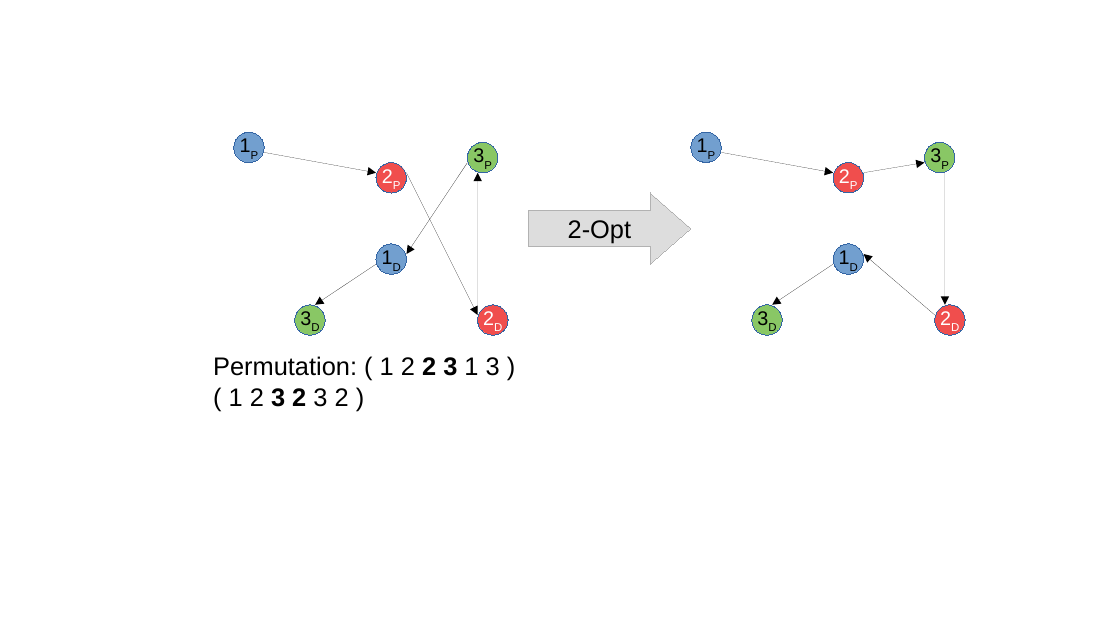
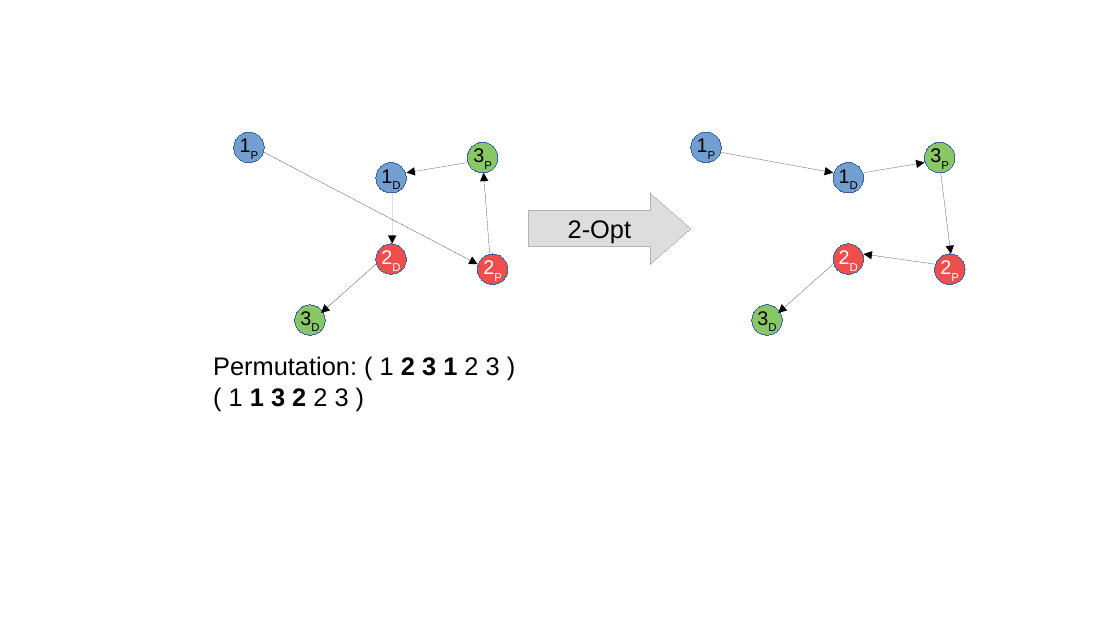
Before and after one commit to prebujo/INF319, a slide deck: slide 3 of presentation/Operators_illustrations.odp. Drawn at 1120x630 pixels with LibreOffice and Linux fonts; fonts in the diff are those of the drawing. Boxes give left, top, right and bottom in pixels: in the first picture for what was removed or moved away, otherwise in the second. Text is boxed around its words. In the diff, an @@ line names an element or a change of style, - is before the commit and + after.

```diff
--- a/presentation/Operators_illustrations.odp
+++ b/presentation/Operators_illustrations.odp
@@ arrow moved from (264, 152) - (376, 173) to (264, 152) - (478, 264) @@
@@ ellipse "1D": place and size @@
-ellipse "1D" at (376,244,407,274)
+ellipse "1D" at (376,163,407,193)
@@ arrow moved from (468, 163) - (407, 254) to (468, 163) - (407, 173) @@
@@ arrow moved from (478, 315) - (478, 173) to (490, 254) - (484, 173) @@
@@ ellipse "1D": place and size @@
-ellipse "1D" at (833,244,864,274)
+ellipse "1D" at (833,163,864,193)
@@ arrow moved from (945, 173) - (945, 305) to (941, 173) - (951, 254) @@
@@ arrow moved from (407, 173) - (478, 315) to (392, 193) - (392, 244) @@
@@ arrow moved from (376, 264) - (315, 305) to (376, 264) - (321, 313) @@
@@ ellipse "2D": place and size @@
-ellipse "2D" at (478,305,508,335)
+ellipse "2D" at (376,244,407,274)
@@ ellipse "2P": place and size @@
-ellipse "2P" at (376,163,407,193)
+ellipse "2P" at (478,254,508,285)
@@ arrow moved from (833, 264) - (772, 305) to (833, 264) - (779, 313) @@
@@ ellipse "2D": place and size @@
-ellipse "2D" at (935,305,966,335)
+ellipse "2D" at (833,244,864,274)
@@ arrow moved from (935, 315) - (864, 254) to (935, 264) - (864, 254) @@
@@ ellipse "2P": place and size @@
-ellipse "2P" at (833,163,864,193)
+ellipse "2P" at (935,254,966,285)
@@ text at (213,356,500,407): text changed @@
-Permutation: ( 1 2 2 3 1 3 ) ( 1 2 3 2 3 2 )
+Permutation: ( 1 2 3 1 2 3 ) ( 1 1 3 2 2 3 )
```
Also in this commit, not shown: 2 other slides changed, 1 slide added, 22 other files.
